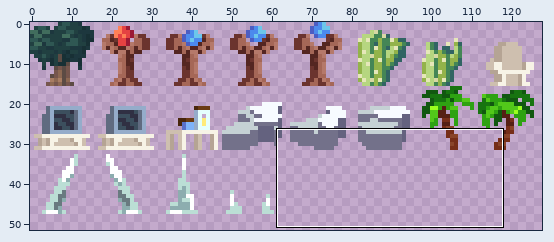
A sprite sheet gets an edit: assets/sheets/Props16.png. Above, an overview of the earlier version with the close-up marked.
Close-up. Before the commit:
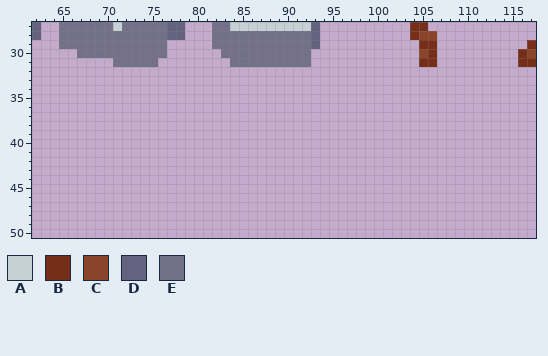
The file is 128x128 pixels. Colours within 5 levels of each other are drawn and written as one. Shown: x 62..117, y 27..50. The wide view leaves out empty margins.
Palette (. is transparent): A #c5d1d4  B #762e18  C #894429  D #64627f  E #73718a
Pixels before, first column x 62:
27 D..EEEEEEAEEEEEDD...EEAAAAAAAAAD..........BB............
28 D..EEEEEEEEEEEEDD...EEEEEEEEEEED..........BCC...........
29 ...EEEEEEEEEEEE.....EEEEEEEEEEED...........BB..........B
30 .....EEEEEEEEEE......EEEEEEEEEE............CB.........BC
31 .........EEEEE........EEEEEEEEE............BB.........BB
After:
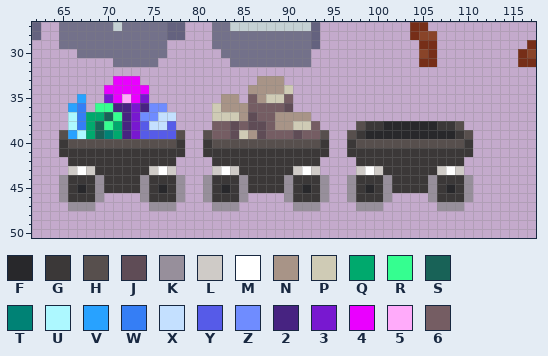
Colours new in this view: F #28282b  G #3b3838  H #574f4d  J #5f4c56  K #978f9b  L #cfcbc7  M #ffffff  N #a89487  P #cfcbb5  Q #00a96d  R #35fe90  S #186257  T #008275  U #adf8ff  V #28a2ff  W #357ef5  X #c4e0ff  Y #565be8  Z #6f8cff  2 #472381  3 #7818d0  4 #ea00ff  5 #ffabfa  6 #755d63
The edit:
Colour 2 is added in row 36 at x 71 to 72 and 74; in rows 37 to 39 at x 72.
Colour 3 is added in row 35 at x 70 and 74; in rows 36 to 39 at x 73.
Colour 4 is added in row 33 at x 71 to 73; in row 34 at x 70 to 74; in row 35 at x 71 and 73.
Colour 5 is added in row 35 at x 72.
Colour 6 is added in row 35 at x 86 and 90; in row 36 at x 86 to 89; in row 37 at x 87 to 88; in row 38 at x 82 to 83, 85, 88 and 93; in row 39 at x 82 to 83, 88 to 90 and 92 to 93.
Colour F is added in row 38 at x 101 to 106; in row 39 at x 99 to 108; in row 45 at x 67, 76, 83, 92, 99 and 108.
Colour G is added in row 38 at x 99 to 100 and 107 to 108; in row 39 at x 98 and 109; in row 40 at x 65, 78, 81, 94, 97 and 110; in row 41 at x 65 to 78, 81 to 94 and 97 to 110; in row 42 at x 66 to 77, 82 to 93 and 98 to 109; in row 43 at x 69 to 74, 85 to 90 and 101 to 106.
Colour G is added in row 44 at x 66 to 68, 70 to 73, 75 to 77, 82 to 84, 86 to 89, 91 to 93, 98 to 100, 102 to 105 and 107 to 109; in row 45 at x 66, 68, 70 to 73, 75, 77, 82, 84, 86 to 89, 91, 93, 98, 100, 102 to 105, 107 and 109; in row 46 at x 66 to 68, 75 to 77, 82 to 84, 91 to 93, 98 to 100 and 107 to 109.
Colour H is added in row 38 at x 98 and 109; in row 39 at x 65, 78, 81, 94, 97 and 110; in row 40 at x 66 to 77, 82 to 93 and 98 to 109.
Colour J is added in row 36 at x 90; in row 37 at x 86; in row 38 at x 84 and 86 to 87; in row 39 at x 84, 87 and 91.
Colour K is added in rows 44 to 46 at x 65, 69, 74, 78, 81, 85, 90, 94, 97, 101, 106 and 110; in row 47 at x 66 to 68, 75 to 77, 82 to 84, 91 to 93, 98 to 100 and 107 to 109.
Colour L is added in row 43 at x 66, 68, 75, 77, 82, 84, 91, 93, 98, 100, 107 and 109.
Colour M is added in row 43 at x 67, 76, 83, 92, 99 and 108.
Colour N is added in row 33 at x 87 to 89; in row 34 at x 86 to 89; in row 35 at x 83 to 84 and 87; in row 36 at x 83 to 85; in row 37 at x 85 and 89 to 92; in row 38 at x 89 to 90.
Colour N is added in row 39 at x 86.
Colour P is added in row 34 at x 90; in row 35 at x 88 to 89; in row 36 at x 82; in row 37 at x 82 to 84; in row 38 at x 91 to 92; in row 39 at x 85.
Colour Q is added in row 37 at x 68 to 69; in rows 38 to 39 at x 68 and 71.
Colour R is added in row 36 at x 69 to 70; in row 37 at x 71; in row 38 at x 70.
Colour S is added in row 37 at x 70; in rows 38 to 39 at x 69.
Colour T is added in row 39 at x 70.
Colour U is added in rows 37 to 38 at x 66; in row 39 at x 67.
Colour V is added in row 35 at x 67; in row 36 at x 66; in row 39 at x 66.
Colour W is added in rows 36 to 38 at x 67.
Colour X is added in row 37 at x 76 to 77; in row 38 at x 75 to 76.
Colour Y is added in row 38 at x 74 and 77; in row 39 at x 74 to 77.
Colour Z is added in row 36 at x 75 to 76; in row 37 at x 74 to 75.
Boxes around the changes in both close-ups, in picture pixels (x1, y1, x2, y2):
added: (59, 76, 473, 211)
